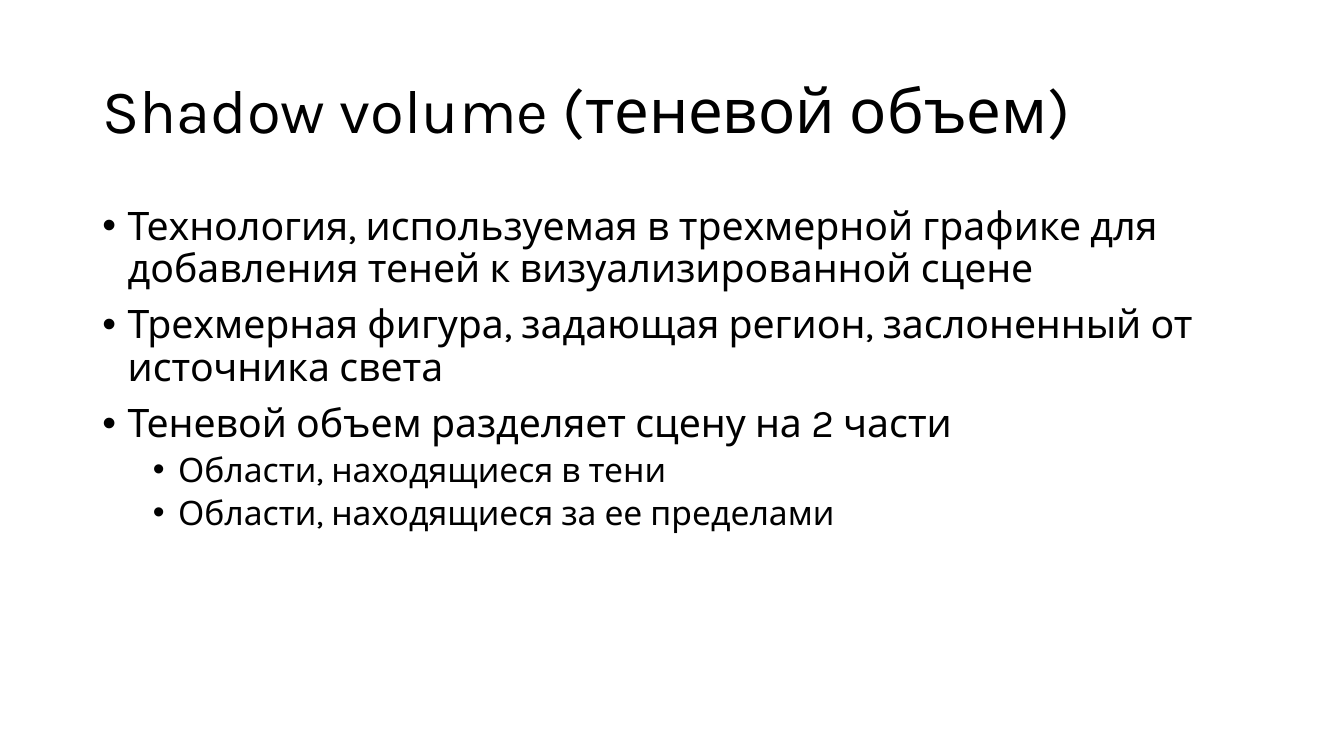
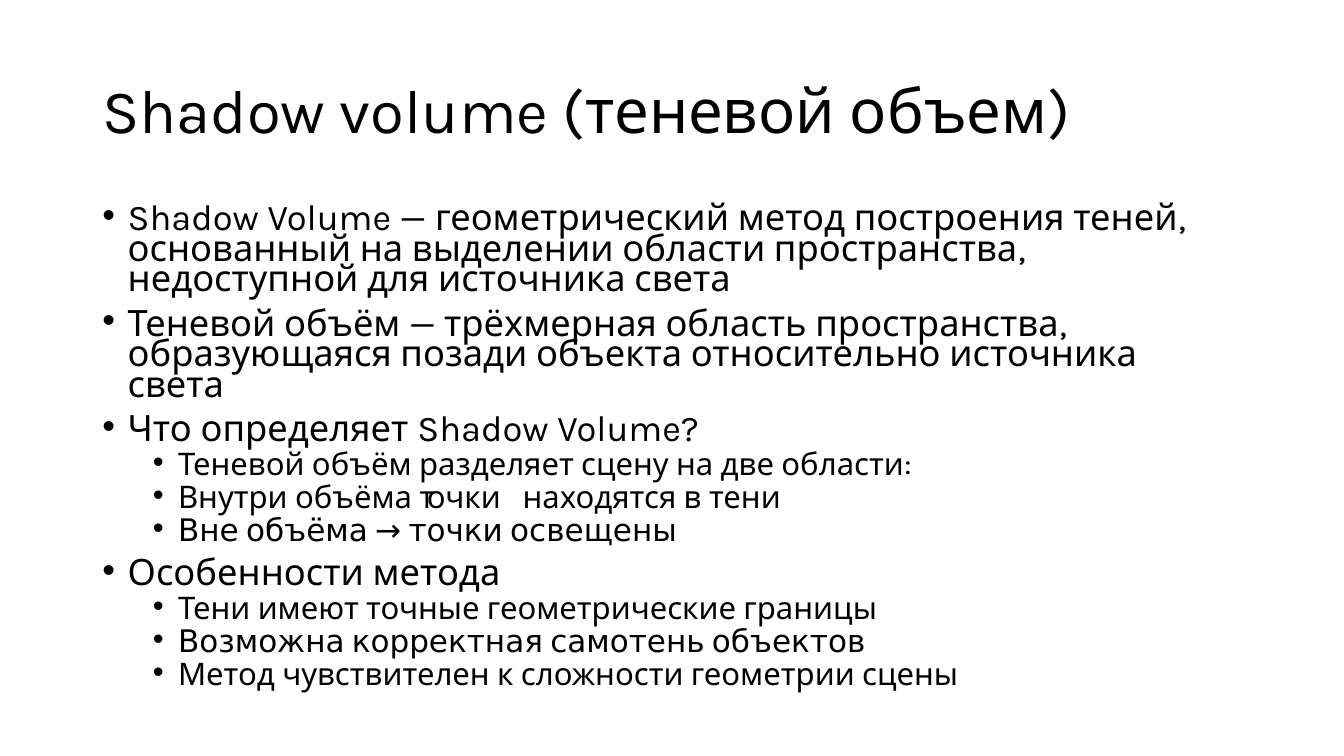
Before and after one commit to alexey-malov/cg-course, a slide deck: slide 6 of lectures/11/11 - Визуализация теней.pptx (slide 4 before the commit). Drawn at 1344x756 pixels with LibreOffice and Linux fonts; fonts in the diff are those of the drawing. Boxes give left, top, right and bottom in pixels: in the first picture for what was removed or moved away, otherwise in the second. Text is boxed around its words. In the diff, an @@ line names an element or a change of style, - is before the commit and + after.

```diff
--- a/lectures/11/11 - Визуализация теней.pptx
+++ b/lectures/11/11 - Визуализация теней.pptx
@@ text at [128, 202, 1177, 693]: text changed; size 28 to 25.9 pt @@
-• Технология, используемая в трехмерной графике для добавления теней к визуализированной сцене
-• Трехмерная фигура, задающая регион, заслоненный от источника света
-• Теневой объем разделяет сцену на 2 части
-  • Области, находящиеся в тени
-  • Области, находящиеся за ее пределами
+• Shadow Volume — геометрический метод построения теней, основанный на выделении области пространства, недоступной для источника света
+• Теневой объём — трёхмерная область пространства, образующаяся позади объекта относительно источника света
+• Что определяет Shadow Volume?
+  • Теневой объём разделяет сцену на две области:
+  • Внутри объёма → точки находятся в тени
+  • Вне объёма → точки освещены
+• Особенности метода
+  • Тени имеют точные геометрические границы
+  • Возможна корректная самотень объектов
+  • Метод чувствителен к сложности геометрии сцены
```
Also in this commit, not shown: 12 other slides changed, 6 slides added, 8 slides removed, 1 other file.
